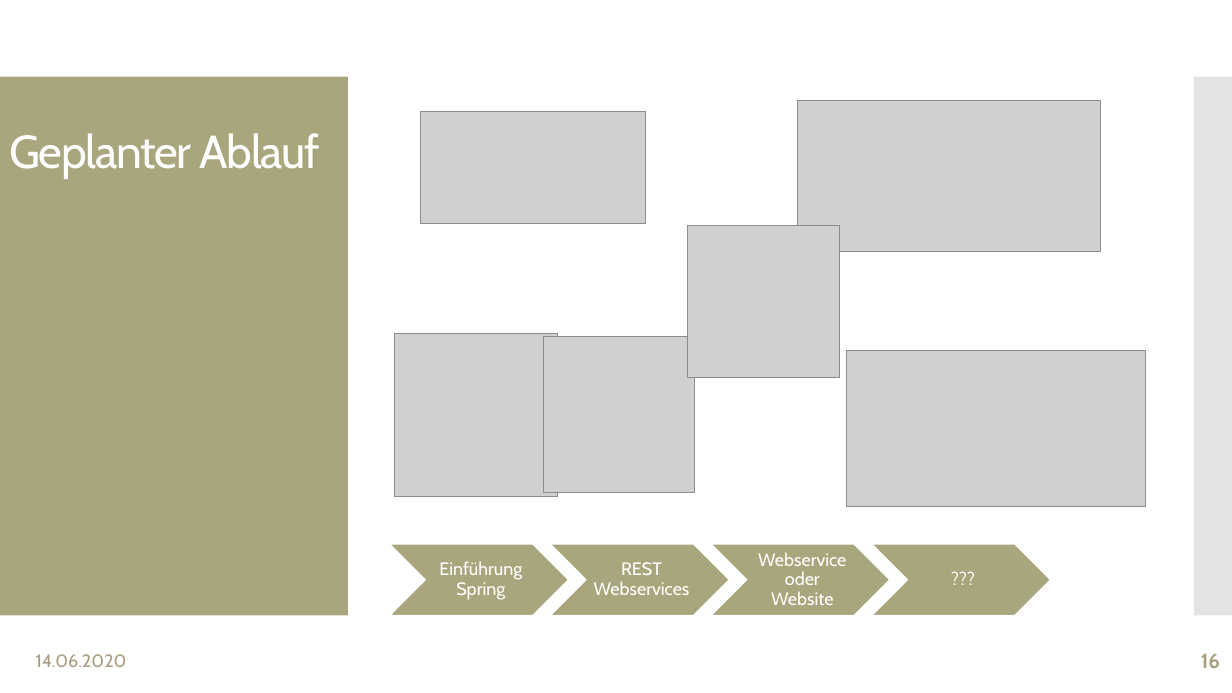
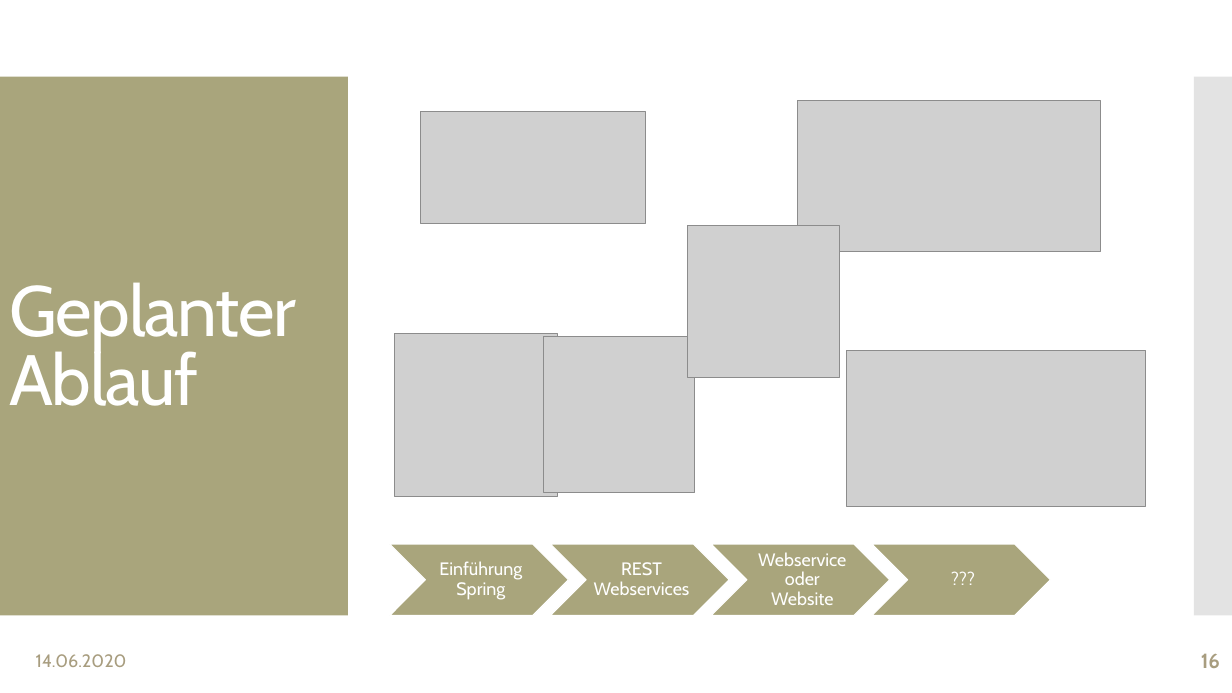
Before and after one commit to fh-erfurt/RentATool, a slide deck: slide 16 of share/presentations/Java 2/RentATool_15.06.20.pptx. Drawn at 1232x693 pixels with LibreOffice and Linux fonts; fonts in the diff are those of the drawing; grey boxes stand for pictures. Boxes give left, top, right and bottom in pixels: in the first picture for what was removed or moved away, otherwise in the second. Text is boxed around its words. In the diff, an @@ line names an element or a change of style, - is before the commit and + after.

```diff
--- a/share/presentations/Java 2/RentATool_15.06.20.pptx
+++ b/share/presentations/Java 2/RentATool_15.06.20.pptx
@@ text at (x1=9, y1=282, x2=296, y2=406): text changed; size 36 to 55.5 pt @@
-Geplanter Ablauf
+Geplanter
+Ablauf
```
Also in this commit, not shown: 2 other slides changed.
